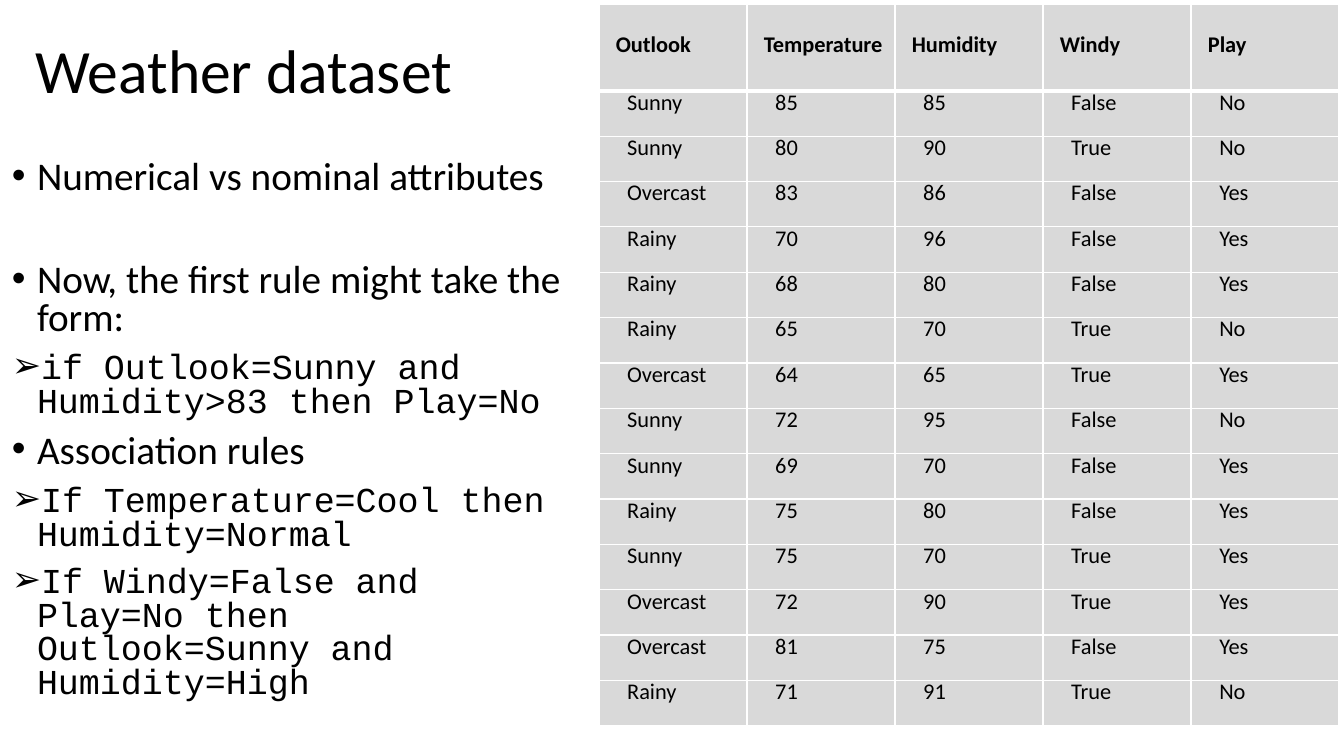
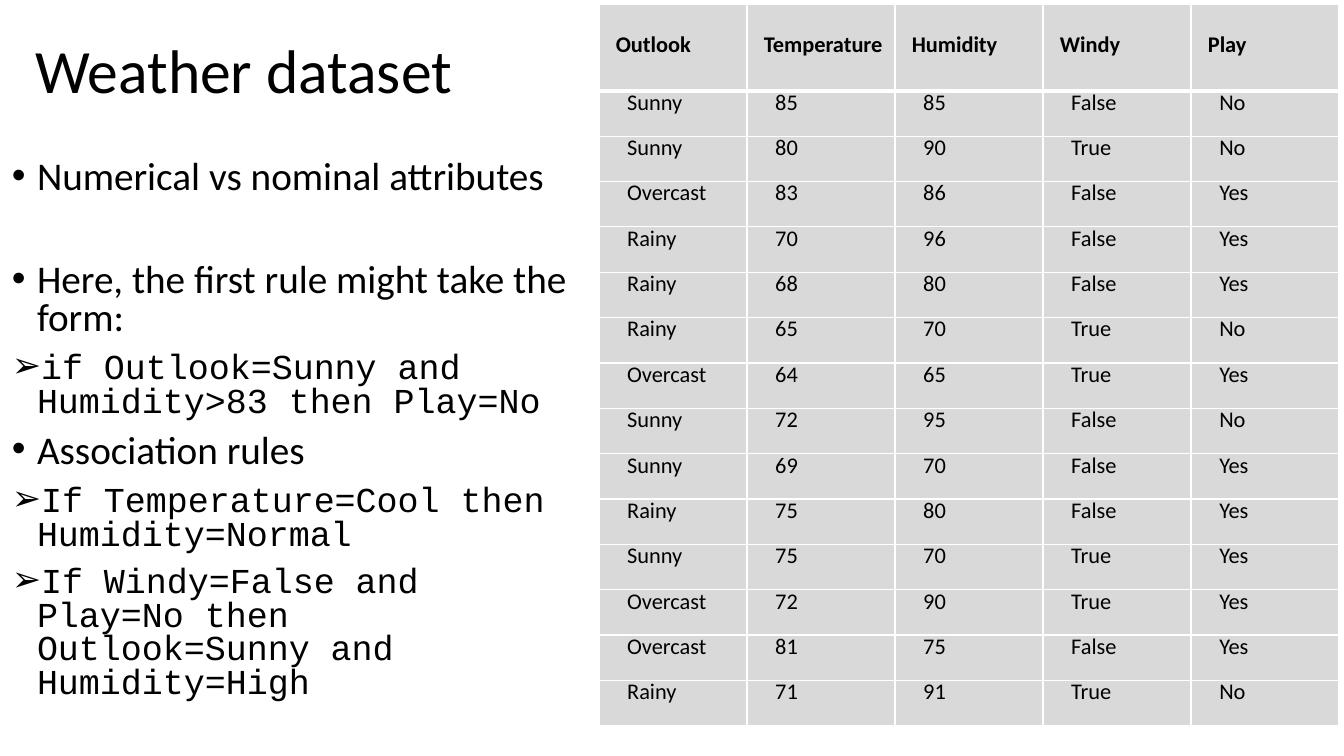
Before and after one commit to russellu/cs405, a slide deck: slide 15 of Lecture_01.pptx (slide 14 before the commit). Drawn at 1344x756 pixels with LibreOffice and Linux fonts; fonts in the diff are those of the drawing. Boxes give left, top, right and bottom in pixels: in the first picture for what was removed or moved away, otherwise in the second. Text is boxed around its words. In the diff, an @@ line names an element or a change of style, - is before the commit and + after.

```diff
--- a/Lecture_01.pptx
+++ b/Lecture_01.pptx
@@ text at <box>37,265,566,332</box>: text changed @@
-• Now, the first rule might take the form:
+• Here, the first rule might take the form:
```
Also in this commit, not shown: 8 other slides changed, 7 slides added, 3 slides removed, 1 other file.
